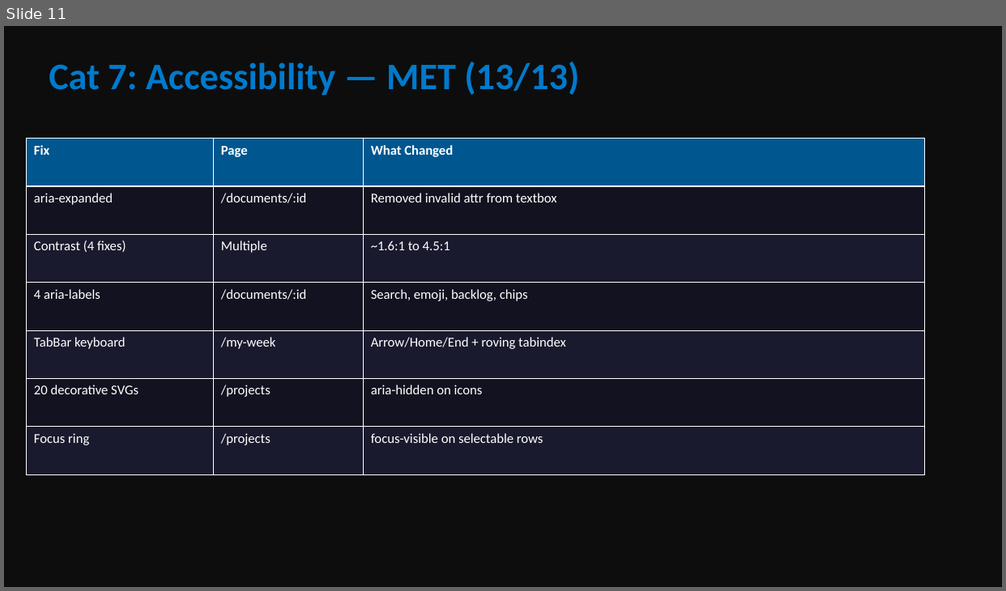
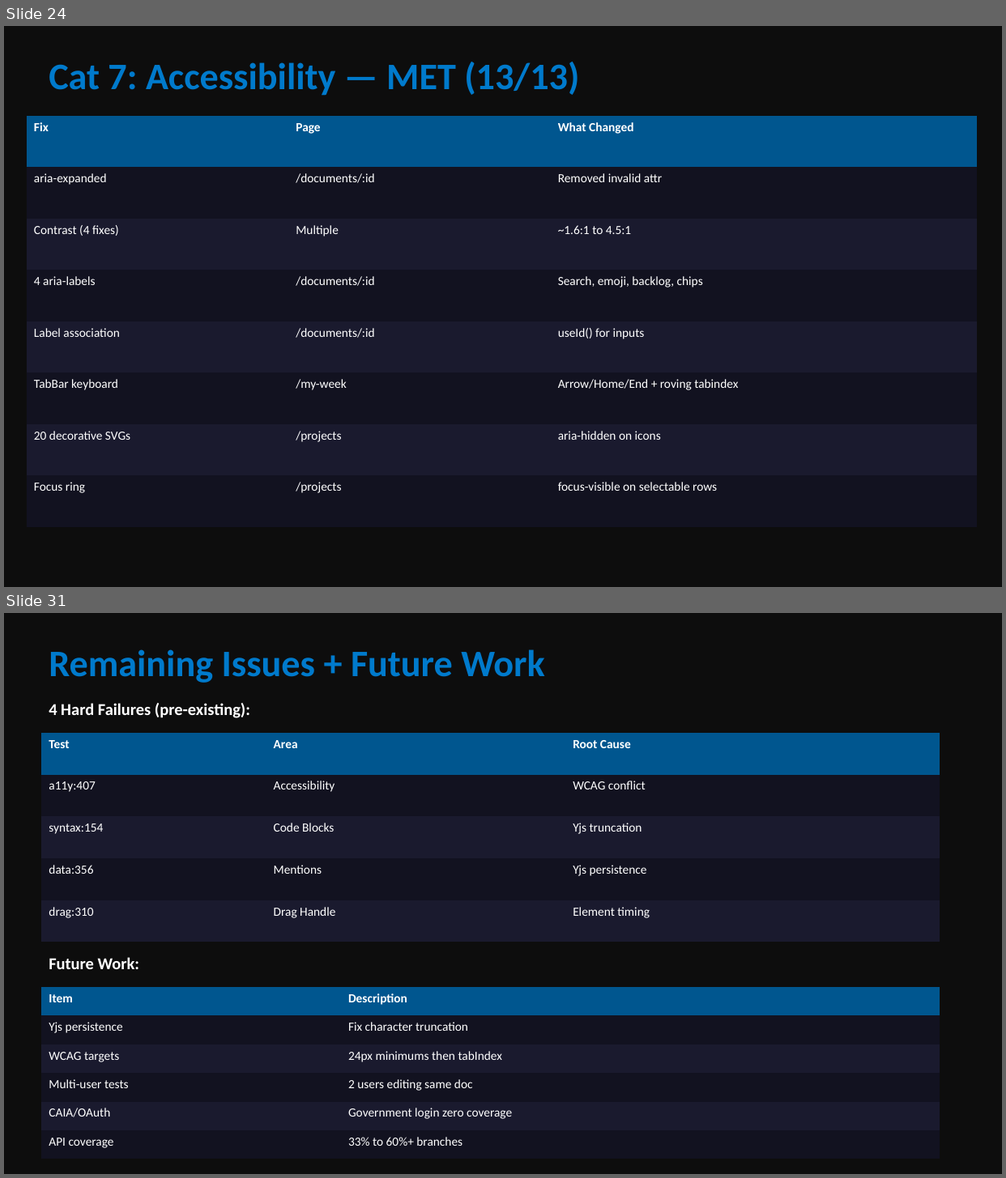
Before and after one commit to fsyeddev-a11y/ShipShape, a slide deck: docs/ShipShape-Final-Presentation.pptx. Shown one above the other, each under a label of ours: slide 11 before the commit, slides 24 and 31 after it; the slides between them are not shown. The pictures are 1006x591 and 1006x1178 pixels, drawn with LibreOffice and Linux fonts; fonts in the diff are those of the drawing. Boxes give left, top, right and bottom in pixels: in the first picture for what was removed or moved away, otherwise in the second. Text is boxed around its words. In the diff, an @@ line names an element or a change of style, - is before the commit and + after.

Commit message:
docs: update revert documentation with specific examples, regenerate PDF and presentation
Expanded the "Fixes Attempted and Reverted" section with detailed table
showing what changed, why it was reverted, and lessons learned for each
fix (backlinks .catch removal, syntax-highlighting API polling, WCAG
hover-focus conflict, timeout increase, batch CI failures).
Regenerated PDF and 32-slide presentation.

```diff
--- a/docs/ShipShape-Final-Presentation.pptx
+++ b/docs/ShipShape-Final-Presentation.pptx
@@ slide 31 added at <box>4,613,1002,1174</box>, background #0D0D0D @@
@@ text added at <box>49,649,544,683</box>, 36 pt, text #007ACC, bold @@
+Remaining Issues + Future Work
@@ text added at <box>49,703,250,718</box>, 16 pt, text #FFFFFF, bold @@
+4 Hard Failures (pre-existing):
@@ table added at <box>41,733,940,943</box>, 5 rows, 3 columns @@
+Test | Area | Root Cause
+a11y:407 | Accessibility | WCAG conflict
+syntax:154 | Code Blocks | Yjs truncation
+data:356 | Mentions | Yjs persistence
+drag:310 | Drag Handle | Element timing
@@ text added at <box>49,957,139,969</box>, 16 pt, text #FFFFFF, bold @@
+Future Work:
@@ table added at <box>41,987,940,1160</box>, 6 rows, 2 columns @@
+Item | Description
+Yjs persistence | Fix character truncation
+WCAG targets | 24px minimums then tabIndex
+Multi-user tests | 2 users editing same doc
+CAIA/OAuth | Government login zero coverage
+API coverage | 33% to 60%+ branches
@@ what was slide 11 is now slide 24 @@
@@ slide 24 changed as well @@
@@ table at <box>27,116,978,527</box> @@
-row 2, column 3: Removed invalid attr from textbox
+row 2, column 3: Removed invalid attr
+row 5: Label association | /documents/:id | useId() for inputs
@@ table: place and size @@
-table at <box>27,139,925,476</box>
+table at <box>27,116,978,527</box>
```
Also in this commit, not shown: 10 other slides changed, 20 other slides added, 5 slides removed, 4 other files.
